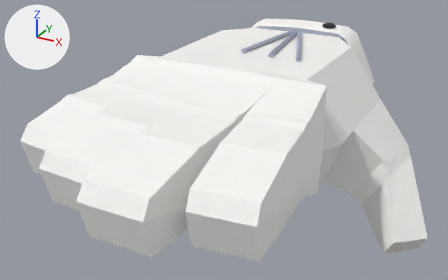
An edit to the FBX model Assets/ZonkContent/Art/Models/HandLooks/Hand_Butler.fbx, drawn before and after from the same camera.
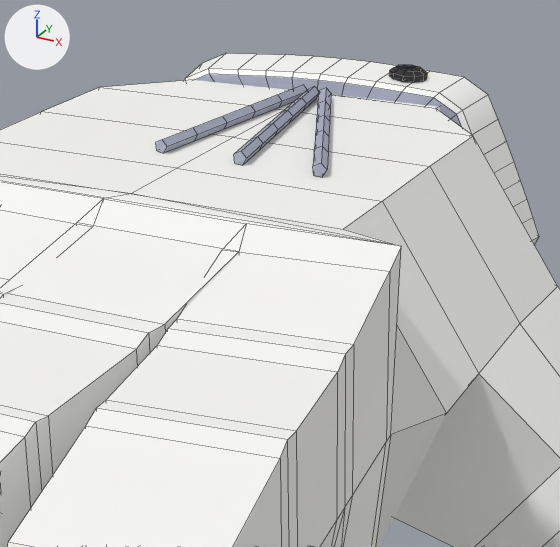
Old and new are each drawn whole from a 50 mm camera at (0.611, -1.559, 0.618) aimed at (-0.09, -0.285, -0.019) and again close up on the part from 42% to 85% of the width and 0% to 68% of the height. Arrows for +X, +Y and +Z are at upper left; the lights stay in place. The older version's two pictures come first. The close-ups show mesh edges as thin lines.

The scene before the commit, as lines of its bpy script (objects in view):
```python
me_hand_butler = bpy.data.meshes.new('Hand_Butler')
me_hand_butler.from_pydata(...)  # 673 vertices, 695 faces; spans x -0.416..0.419, y -0.805..0.303, z -0.281..0.178
me_hand_butler.materials.append(mat_hand_butler)  # picture img_hand_butler_png
ob_hand_butler = bpy.data.objects.new('Hand_Butler', me_hand_butler)
ob_hand_butler.location = (0.0, 0.0, 0.0)
```
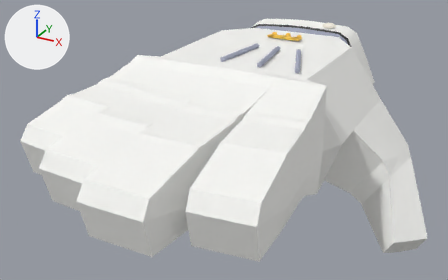
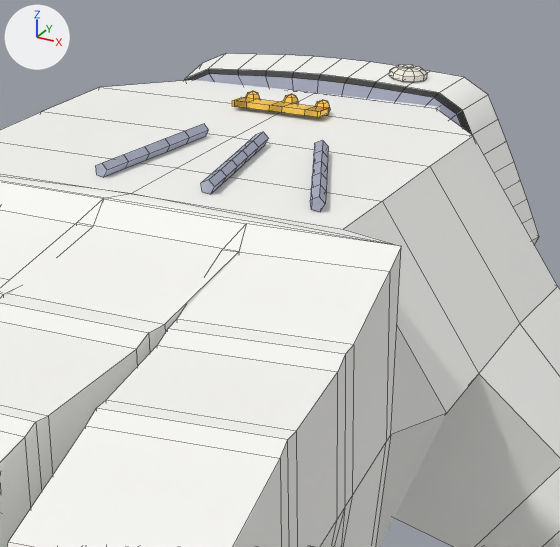
The change in detail:
me_hand_butler is used by ob_hand_butler; location (0.0, 0.0, 0.0).
me_hand_butler had 673 vertices, 695 faces and spanned x -0.416..0.419, y -0.805..0.303, z -0.281..0.178.
me_hand_butler now has 765 vertices, 791 faces and spans x -0.416..0.419, y -0.805..0.303, z -0.281..0.178.
me_hand_butler part 1: a new loose piece, a UV sphere (6 segments, 4 rings, poles along z) spanning x -0.077..-0.059, y 0.13..0.145, z 0.146..0.164, in mat_hand_butler (picture img_hand_butler_png).
me_hand_butler part 2: a new loose piece, a UV sphere (6 segments, 4 rings, poles along z) spanning x -0.117..-0.099, y 0.141..0.156, z 0.145..0.163, in mat_hand_butler (picture img_hand_butler_png).
me_hand_butler part 3: a new loose piece, a UV sphere (6 segments, 4 rings, poles along z) spanning x -0.157..-0.139, y 0.131..0.147, z 0.145..0.163, in mat_hand_butler (picture img_hand_butler_png).
Part 4, on me_hand_butler:
5 vertices in x -0.053..-0.041, y 0.086..0.091, z 0.149..0.162 move by (0.062, -0.157, 0.0).
5 vertices in x -0.14..-0.127, y 0.034..0.036, z 0.149..0.162 move by (-0.017, -0.137, 0.0).
5 vertices in x -0.153..-0.14, y -0.073..-0.072, z 0.149..0.162 move by (-0.012, -0.098, 0.0).
4 vertices in x -0.128..-0.115, y 0.142..0.143, z 0.149..0.158 move by (-0.021, -0.176, 0.0).
3 vertices in x -0.074..-0.062, y 0.14..0.145, z 0.156..0.162 move by (0.07, -0.177, 0.0).
3 vertices in x -0.031..-0.019, y 0.032..0.037, z 0.156..0.162 move by (0.054, -0.138, 0.0).
65 vertices move from x -0.147..0.023, y -0.076..0.199, z 0.149..0.162 to x -0.161..0.062, y -0.174..0.002, z 0.149..0.162.
16 vertices are added at x -0.158..-0.058, y 0.108..0.149, z 0.15..0.153.
16 new vertices lie (0.0, 0.0, 0.006) away from vertices in x -0.158..-0.058, y 0.108..0.149, z 0.15..0.153.
24 new faces join them.
me_hand_butler part 5: 136 kept faces spanning x -0.343..0.128, y 0.208..0.303, z -0.173..0.178 get new texture (UV) coordinates.

Changed parts and their boxes (x1, y1, x2, y2) in the close-ups (560 x 547 px; the box of a moved part takes in the faces that stretch with it):
part 1 of me_hand_butler, added: after (315, 100, 330, 111)
part 2 of me_hand_butler, added: after (284, 94, 299, 104)
part 3 of me_hand_butler, added: after (245, 91, 260, 99)
part 4 of me_hand_butler, moved or reshaped: before (156, 85, 331, 177); after (96, 97, 329, 211)
part 5 of me_hand_butler, surface changed: (184, 65, 472, 135) in both
